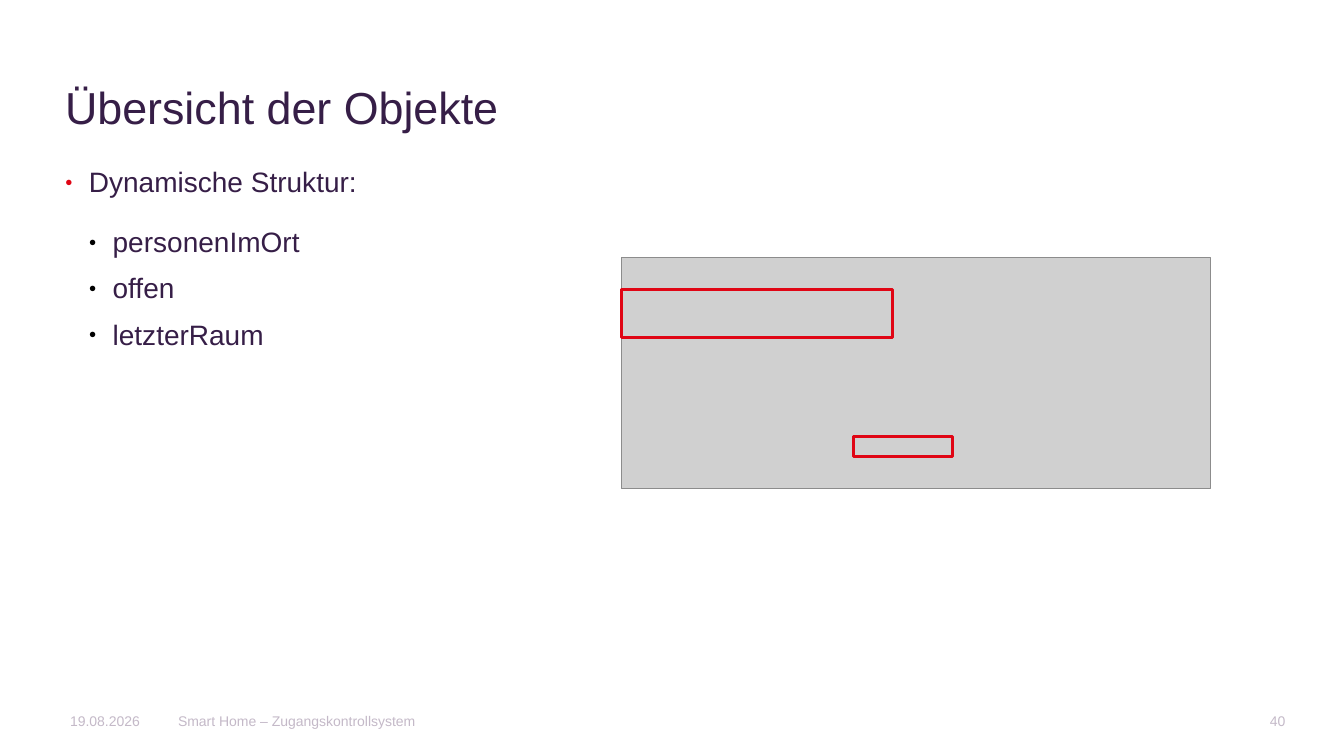
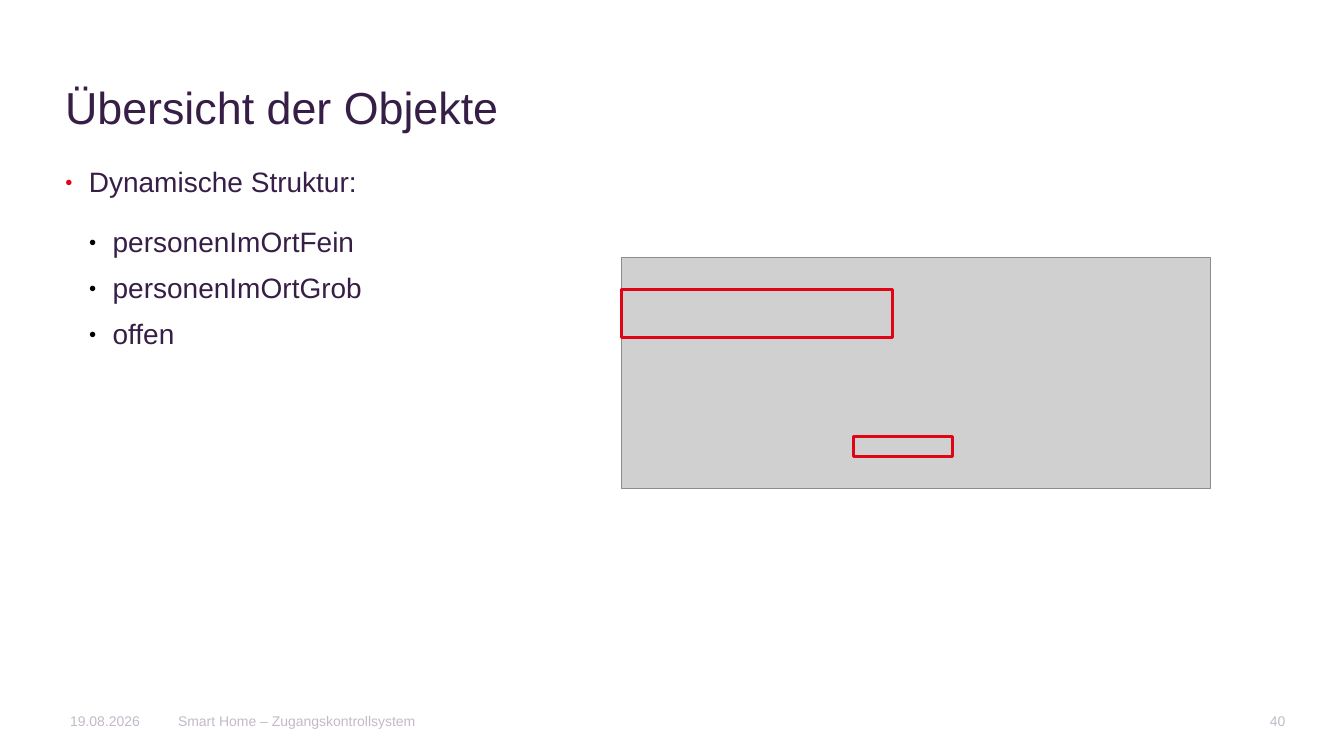
Before and after one commit to AnnaLiviaMartin/rs-smart-home, a slide deck: slide 40 of presentation/Smart_Home_Zugangskontrollsystem.pptx. Drawn at 1344x756 pixels with LibreOffice and Linux fonts; fonts in the diff are those of the drawing; grey boxes stand for pictures; background and template pictures are left out. Boxes give left, top, right and bottom in pixels: in the first picture for what was removed or moved away, otherwise in the second. Text is boxed around its words. In the diff, an @@ line names an element or a change of style, - is before the commit and + after.

```diff
--- a/presentation/Smart_Home_Zugangskontrollsystem.pptx
+++ b/presentation/Smart_Home_Zugangskontrollsystem.pptx
@@ text at (113, 231, 362, 304): text changed @@
-  ● personenImOrt
+  ● personenImOrtFein
+  ● personenImOrtGrob
@@ text at (113, 324, 264, 346): paragraph removed @@
-  ● letzterRaum
```
Also in this commit, not shown: 31 other slides changed, 18 slides added, 2 other files.
